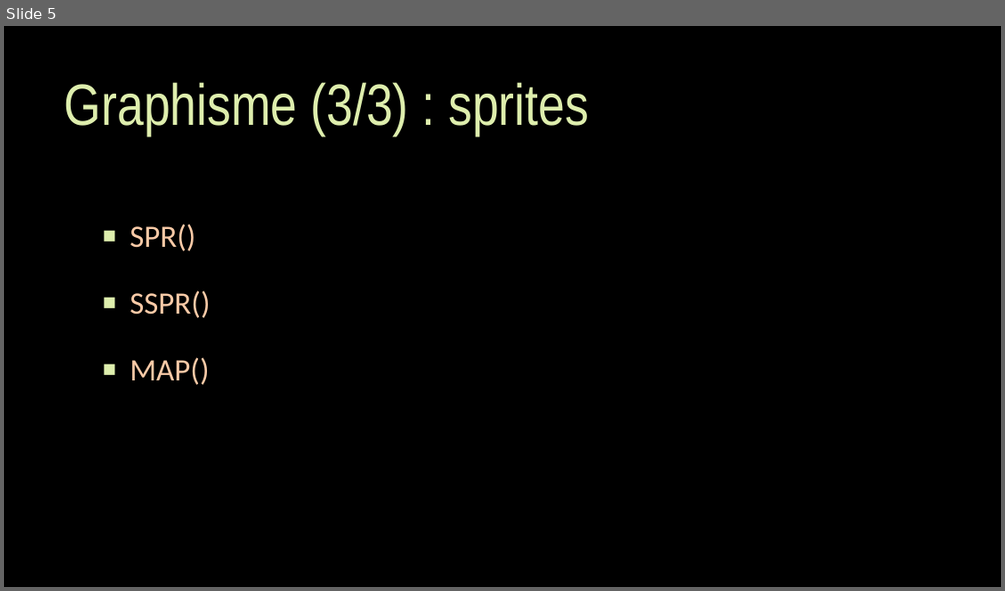
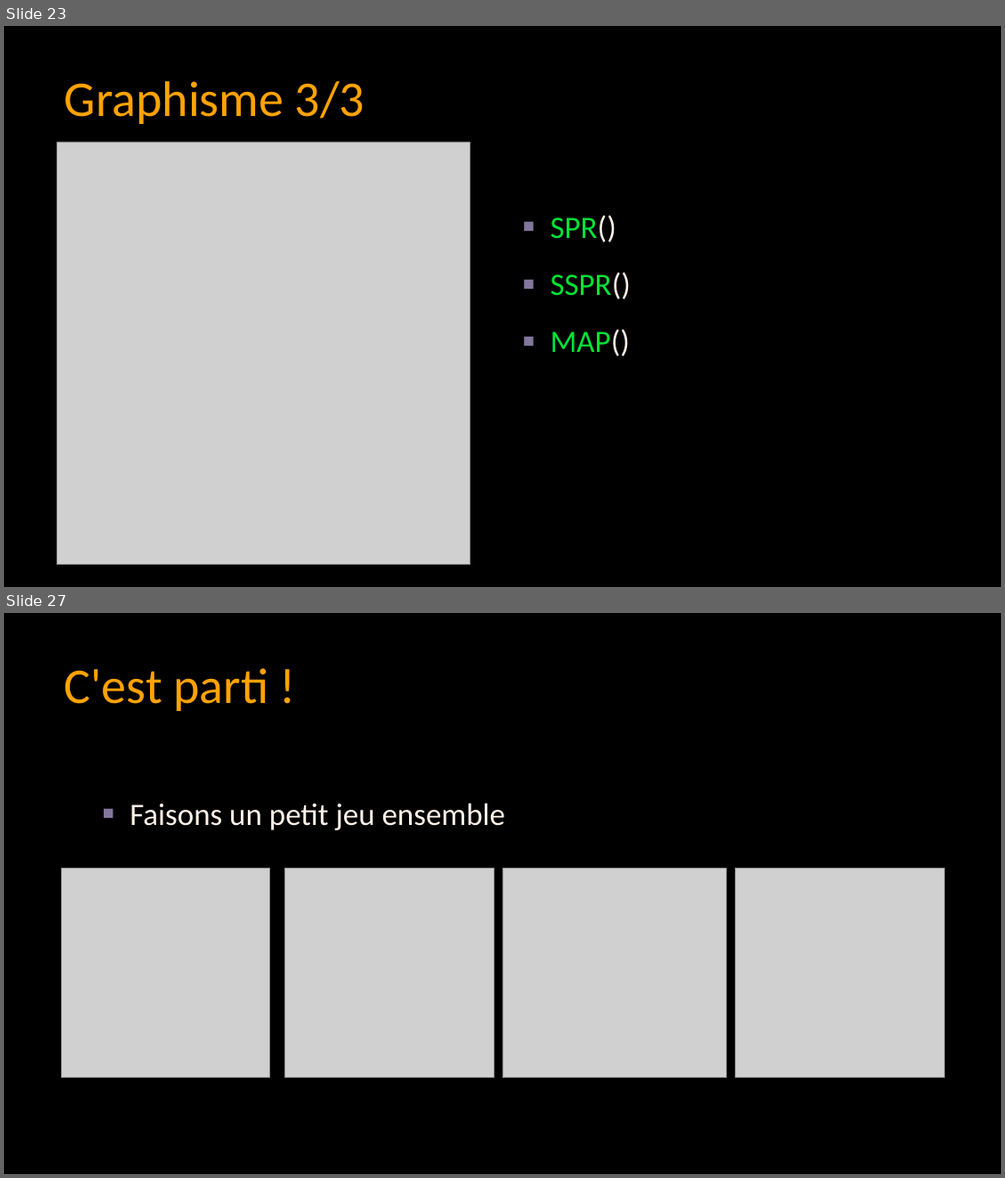
Before and after one commit to samhocevar/cookie-party-pico8-workshop, a slide deck: pico8-workshop.pptx. Shown one above the other, each under a label of ours: slide 5 before the commit, slides 23 and 27 after it; the slides between them are not shown. The pictures are 1005x591 and 1005x1178 pixels, drawn with LibreOffice and Linux fonts; fonts in the diff are those of the drawing; grey boxes stand for pictures; background and template pictures are left out. Boxes give left, top, right and bottom in pixels: in the first picture for what was removed or moved away, otherwise in the second. Text is boxed around its words. In the diff, an @@ line names an element or a change of style, - is before the commit and + after.

```diff
--- a/pico8-workshop.pptx
+++ b/pico8-workshop.pptx
@@ slide 27 added at bbox=[4, 613, 1001, 1174], background picture (left out) @@
@@ title added at bbox=[65, 668, 268, 711], 48 pt, text #FFA300 @@
+C'est parti !
@@ text added at bbox=[129, 803, 506, 830], 30 pt, text #FFF1E8 @@
+▪ Faisons un petit jeu ensemble
@@ picture added at bbox=[62, 868, 270, 1077] @@
@@ picture added at bbox=[284, 868, 493, 1077] @@
@@ picture added at bbox=[502, 868, 727, 1077] @@
@@ picture added at bbox=[736, 868, 944, 1077] @@
@@ what was slide 5 is now slide 23 @@
@@ slide 23 changed as well @@
@@ title at bbox=[65, 81, 364, 124]: text changed; size 56 to 48 pt; font Arial Narrow to Calibri; text colour #DEEEAD to #FFA300 @@
-Graphisme (3/3) : sprites
+Graphisme 3/3
@@ picture added at bbox=[57, 142, 470, 564] @@
@@ text "SPR()": place and size @@
-text "SPR()" at bbox=[129, 224, 210, 385]
+text "SPR()" at bbox=[550, 215, 631, 356]
@@ text "SPR()" at bbox=[550, 215, 631, 356]: text colour #F9CAA7 to #00E436, text colour #F9CAA7 to #FFF1E8 in "SPR()", "SSPR()", "MAP()"; line spacing 1.5 to 1.25; bullet colour #DEEEAD to #83769C @@
```
Also in this commit, not shown: 3 other slides changed, 21 other slides added, 1 other file.
